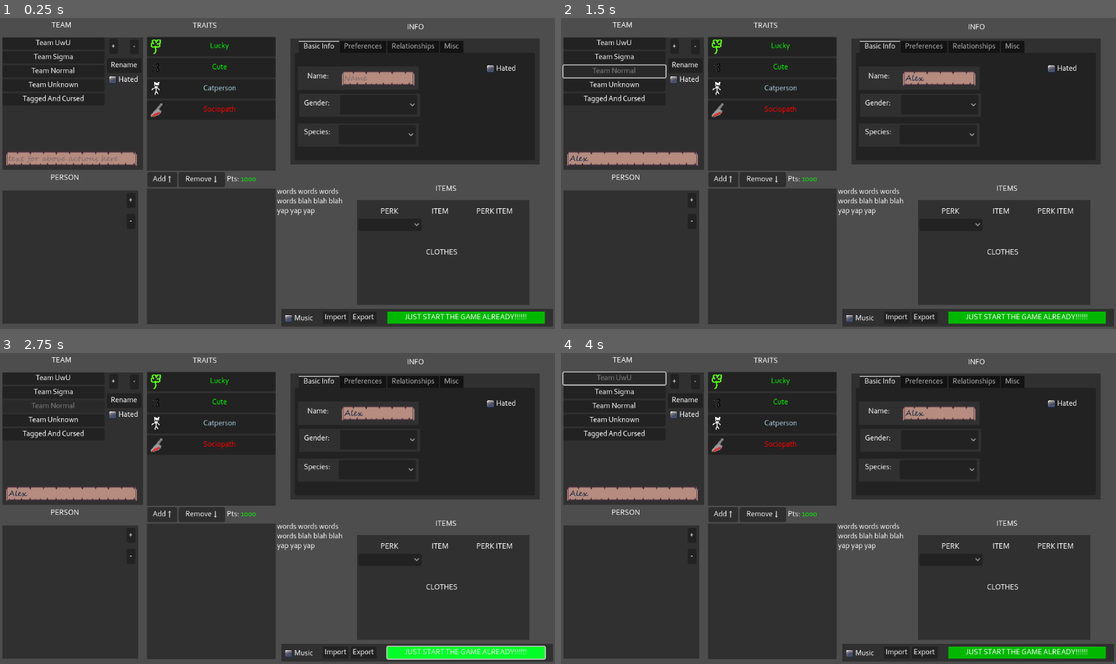
Above: before the commit, frames 1-4 (two rows, left to right).
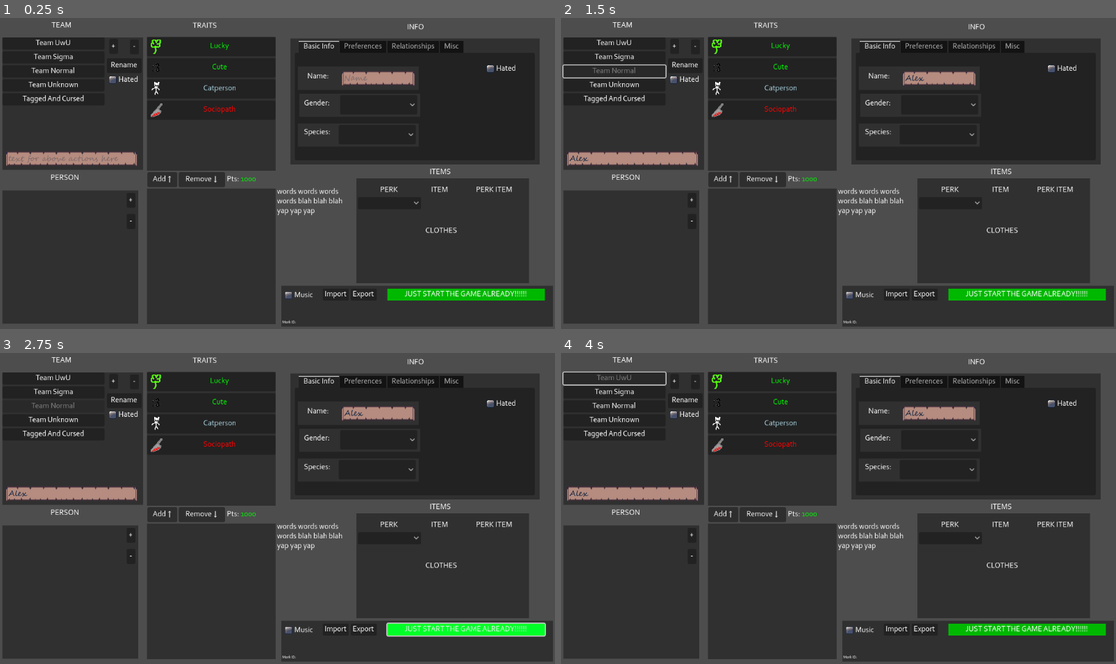
Above: after the commit, the same moments.

Repository: pivinx1/the-progressbar-games
Game: Godot game, scene res://main.tscn
Same seed, same stepped clock (60 frames per second), same inputs: the game is played once before the commit and once after it.
Inputs (mouse positions are in pixels of both pictures, inside the frame that each line leads up to):
- Up to frame 1 (0.25 s): no input
- Up to frame 2 (1.5 s): click (633, 157) at 0.52 s; type "Alex" at 0.6 s; click (938, 77) at 0.75 s; type "Alex" at 0.83 s; click "Team Normal" at 1.25 s
- Up to frame 3 (2.75 s): click "JUST START THE GAME ALREADY!!…" at 2 s
- Up to frame 4 (4 s): click "JUST START THE GAME ALREADY!!…" at 2.75 s; click "Team UwU" at 3.5 s

The runs differ from the first frame. In frame 1, 6.5% of the frame differs, in the area x 50-100%, y 48-99%; in frame 2, 6.5%; in frame 3, 7.0%; in frame 4, 6.5%.

Commit message:
remove debug text

Diff:
--- a/main.tscn
+++ b/main.tscn
@@ -1,8 +1,9 @@
-[gd_scene load_steps=20 format=3 uid="uid://cxayalg56lxxq"]
+[gd_scene load_steps=23 format=3 uid="uid://cxayalg56lxxq"]
 
 [ext_resource type="Theme" uid="uid://b48hn2nvb4mhj" path="res://other/theme.tres" id="1_2u7vi"]
 [ext_resource type="Texture2D" uid="uid://31saiowboqgh" path="res://images/male.png" id="2_qeaqh"]
 [ext_resource type="Script" path="res://traits.gd" id="3_7333d"]
+[ext_resource type="Script" path="res://members.gd" id="3_dln3n"]
 [ext_resource type="Script" path="res://teams.gd" id="3_wo6sl"]
 [ext_resource type="Texture2D" uid="uid://bqbfuromqryhh" path="res://images/female.png" id="3_yf4do"]
 [ext_resource type="Texture2D" uid="uid://b5w0bttkryivs" path="res://images/idk.png" id="4_mg07t"]
@@ -14,6 +15,7 @@
 [ext_resource type="Texture2D" uid="uid://dgoc61l8cjudm" path="res://images/ew_aero.png" id="10_47ptm"]
 [ext_resource type="Texture2D" uid="uid://cti1n8v1jmei3" path="res://images/diamond_sword.png" id="11_44wdu"]
 [ext_resource type="Texture2D" uid="uid://ckhnaq3ycg7mx" path="res://images/gun.png" id="12_wce2d"]
+[ext_resource type="Script" path="res://id.gd" id="18_bpp5o"]
 [ext_resource type="AudioStream" uid="uid://blw56uifvi1w" path="res://music/clockwork.mp3" id="20_j7m7d"]
 [ext_resource type="Script" path="res://audio.gd" id="21_gfmm7"]
 
@@ -36,6 +38,9 @@
 
 [sub_resource type="StyleBoxFlat" id="StyleBoxFlat_kdeen"]
 bg_color = Color(0, 1, 0.156863, 1)
+
+[sub_resource type="LabelSettings" id="LabelSettings_x6ua2"]
+font_size = 8
 
 [node name="Control" type="Control"]
 layout_mode = 3
@@ -112,7 +117,7 @@
 offset_bottom = 268.0
 placeholder_text = "text for above actions here"
 
-[node name="Person" type="Panel" parent="."]
+[node name="Person" type="Panel" parent="." node_paths=PackedStringArray("members_box")]
 layout_mode = 1
 anchors_preset = 9
 anchor_bottom = 1.0
@@ -121,6 +126,8 @@
 offset_right = 287.0
 offset_bottom = -11.0
 grow_vertical = 2
+script = ExtResource("3_dln3n")
+members_box = NodePath("VBoxContainer")
 
 [node name="VBoxContainer" type="VBoxContainer" parent="Person"]
 layout_mode = 1
@@ -308,7 +315,6 @@
 script = SubResource("GDScript_4jmkf")
 
 [node name="CheckBox" type="CheckBox" parent="InfoPanel/TabContainer/Basic Info"]
-z_index = 4
 layout_mode = 0
 offset_left = 398.0
 offset_top = 18.0
@@ -408,10 +414,10 @@
 
 [node name="ItemPanel" type="Panel" parent="."]
 layout_mode = 0
-offset_left = 741.0
-offset_top = 380.0
-offset_right = 1099.0
-offset_bottom = 598.0
+offset_left = 740.0
+offset_top = 335.0
+offset_right = 1098.0
+offset_bottom = 553.0
 
 [node name="ItemsText2" type="RichTextLabel" parent="ItemPanel"]
 layout_mode = 0
@@ -484,7 +490,7 @@
 offset_left = 575.0
 offset_top = 355.0
 offset_right = 731.0
-offset_bottom = 587.0
+offset_bottom = 550.0
 text = "words words words words blah blah blah yap yap yap"
 autowrap_mode = 3
 
@@ -522,10 +528,10 @@
 
 [node name="ItemsText" type="RichTextLabel" parent="Decorations"]
 layout_mode = 0
-offset_left = 845.0
-offset_top = 349.0
-offset_right = 1007.0
-offset_bottom = 375.0
+offset_left = 833.0
+offset_top = 314.0
+offset_right = 995.0
+offset_bottom = 340.0
 bbcode_enabled = true
 text = "[center][b]ITEMS[/b][/center]"
 
@@ -555,7 +561,7 @@
 [node name="Panel" type="Panel" parent="."]
 layout_mode = 0
 offset_left = 584.0
-offset_top = 606.0
+offset_top = 558.0
 offset_right = 1148.0
 offset_bottom = 643.0
 
@@ -593,6 +599,16 @@
 theme_override_styles/hover = SubResource("StyleBoxFlat_kdeen")
 text = "JUST START THE GAME ALREADY!!!!!!"
 
+[node name="Label" type="Label" parent="Panel"]
+layout_mode = 0
+offset_left = 2.0
+offset_top = 72.0
+offset_right = 336.0
+offset_bottom = 81.0
+text = "Mark ID: "
+label_settings = SubResource("LabelSettings_x6ua2")
+script = ExtResource("18_bpp5o")
+
 [connection signal="pressed" from="Teams/Add" to="Teams" method="_on_team_add_pressed"]
 [connection signal="pressed" from="Teams/Remove" to="Teams" method="_on_team_remove_pressed"]
 [connection signal="pressed" from="Teams/Rename" to="Teams" method="_on_team_rename_pressed"]
--- /dev/null
+++ b/members.gd
@@ -0,0 +1,12 @@
+extends Node
+
+@export var members_box: VBoxContainer
+
+# Called when the node enters the scene tree for the first time.
+func _ready():
+	pass # Replace with function body.
+
+
+# Called every frame. 'delta' is the elapsed time since the previous frame.
+func _process(_delta):
+	pass
